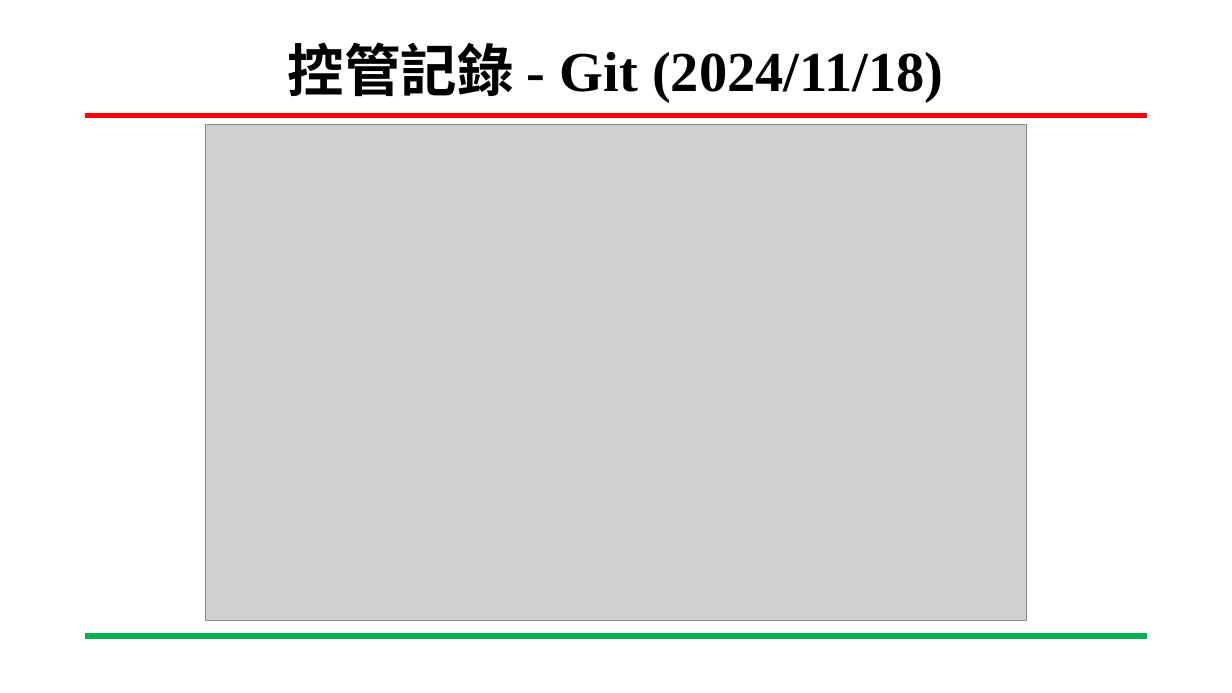
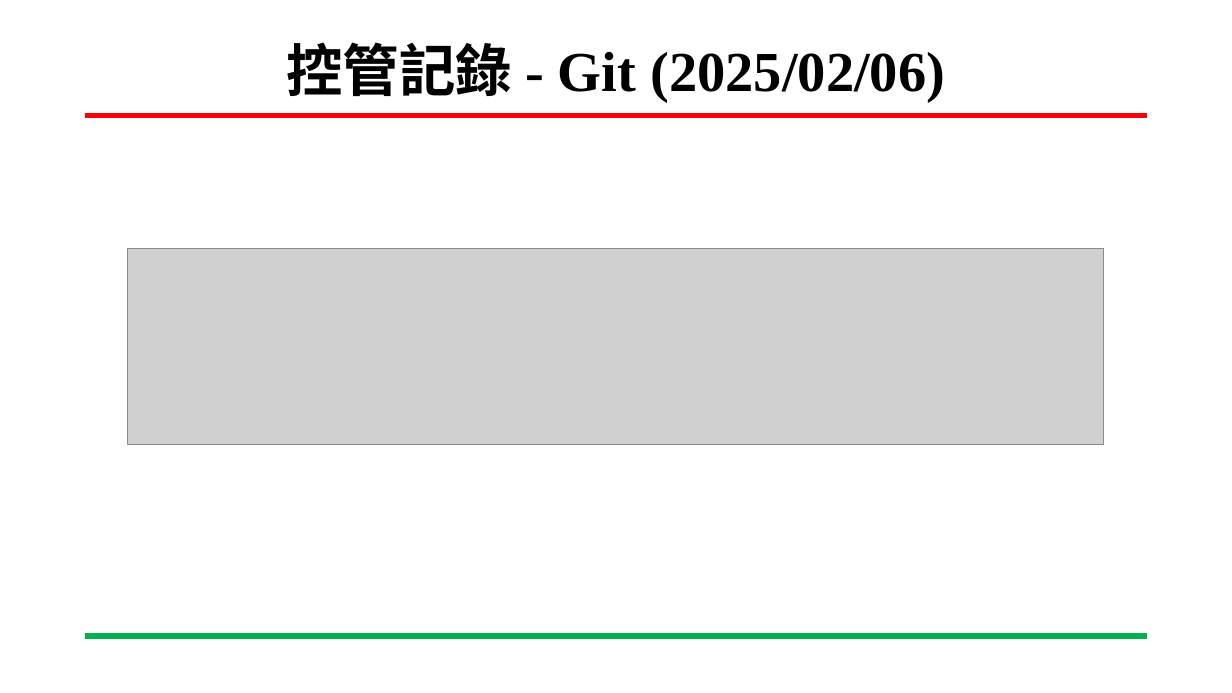
Before and after one commit to wsy0331/SOC_Lab_Exercises, a slide deck: slide 2 of 專案進度報告_吳紹郁_20241121.pptx. Drawn at 1232x693 pixels with LibreOffice and Linux fonts; fonts in the diff are those of the drawing; grey boxes stand for pictures; background and template pictures are left out. Boxes give left, top, right and bottom in pixels: in the first picture for what was removed or moved away, otherwise in the second. Text is boxed around its words. In the diff, an @@ line names an element or a change of style, - is before the commit and + after.

```diff
--- a/專案進度報告_吳紹郁_20241121.pptx
+++ b/專案進度報告_吳紹郁_20241121.pptx
@@ title at box(286, 42, 945, 102): text changed @@
-控管記錄 - Git (2024/11/18)
+控管記錄 - Git (2025/02/06)
@@ picture removed at box(205, 125, 1027, 621) @@
@@ picture added at box(128, 249, 1104, 445) @@
```
Also in this commit, not shown: 3 other slides changed, 4 slides added, 13 slides removed, 3 other files.
